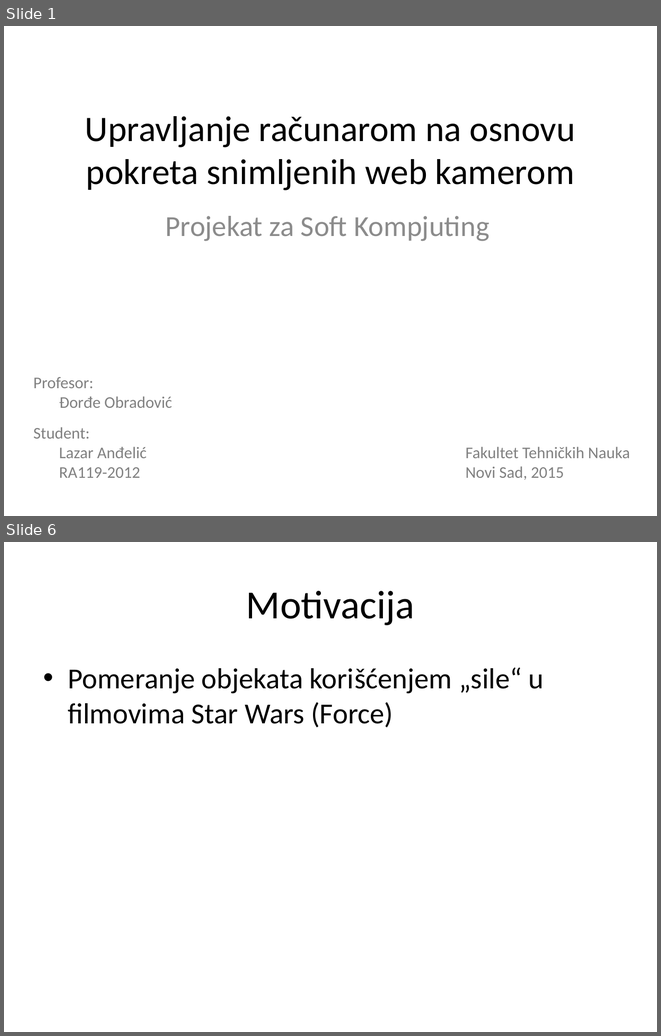
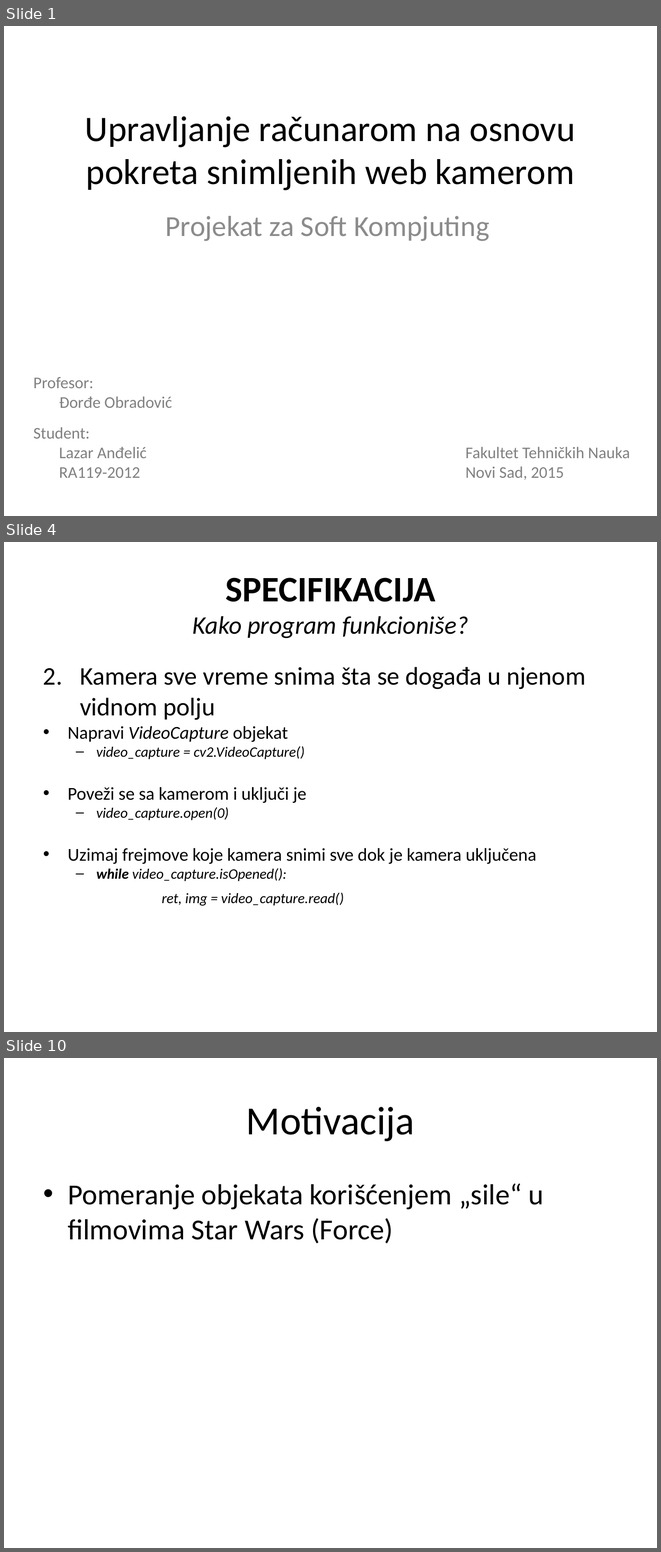
Before and after one commit to cLaki/UseTheForce, a slide deck: Upravljanje računarom na osnovu pokreta snimljenih web kamerom.pptx. Shown one above the other, each under a label of ours: slides 1 and 6 before the commit, slides 1, 4 and 10 after it; the slides between them are not shown. The pictures are 661x1036 and 661x1552 pixels, drawn with LibreOffice and Linux fonts; fonts in the diff are those of the drawing. Boxes give left, top, right and bottom in pixels: in the first picture for what was removed or moved away, otherwise in the second. Text is boxed around its words. In the diff, an @@ line names an element or a change of style, - is before the commit and + after.

```diff
--- a/Upravljanje računarom na osnovu pokreta snimljenih web kamerom.pptx
+++ b/Upravljanje računarom na osnovu pokreta snimljenih web kamerom.pptx
@@ slide 4 added at (x1=4, y1=542, x2=657, y2=1032), background #FFFFFF @@
@@ title added at (x1=193, y1=578, x2=468, y2=638), 27.9 pt, text #000000, italic @@
+SPECIFIKACIJA
+Kako program funkcioniše?
@@ text added at (x1=68, y1=667, x2=585, y2=906), 16 pt, text #000000 @@
+2. Kamera sve vreme snima šta se događa u njenom vidnom polju
+• Napravi VideoCapture objekat
+  – video_capture = cv2.VideoCapture()
+• Poveži se sa kamerom i uključi je
+  – video_capture.open(0)
+• Uzimaj frejmove koje kamera snimi sve dok je kamera uključena
+  – while video_capture.isOpened():
+  ret, img = video_capture.read()
@@ what was slide 6 is now slide 10 @@
```
Also in this commit, not shown: 7 slides changed, 4 other slides added, 37 other files.
